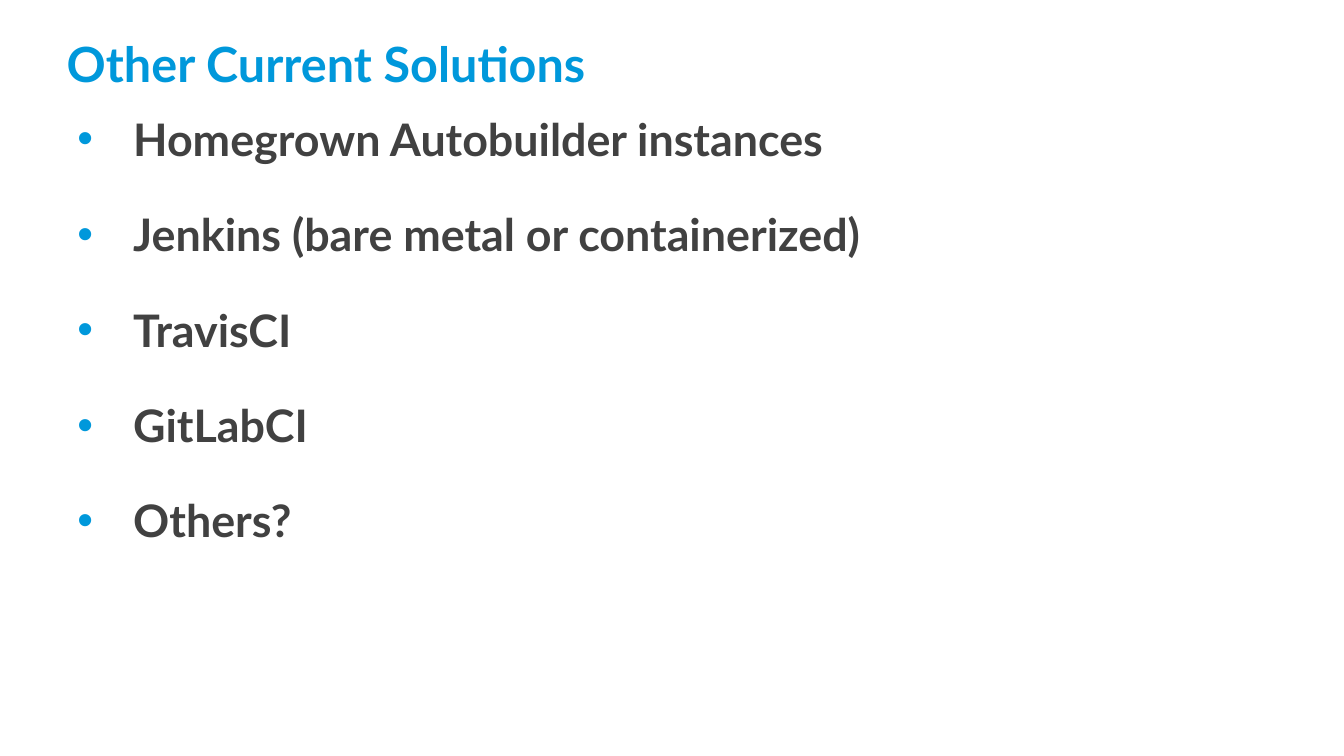
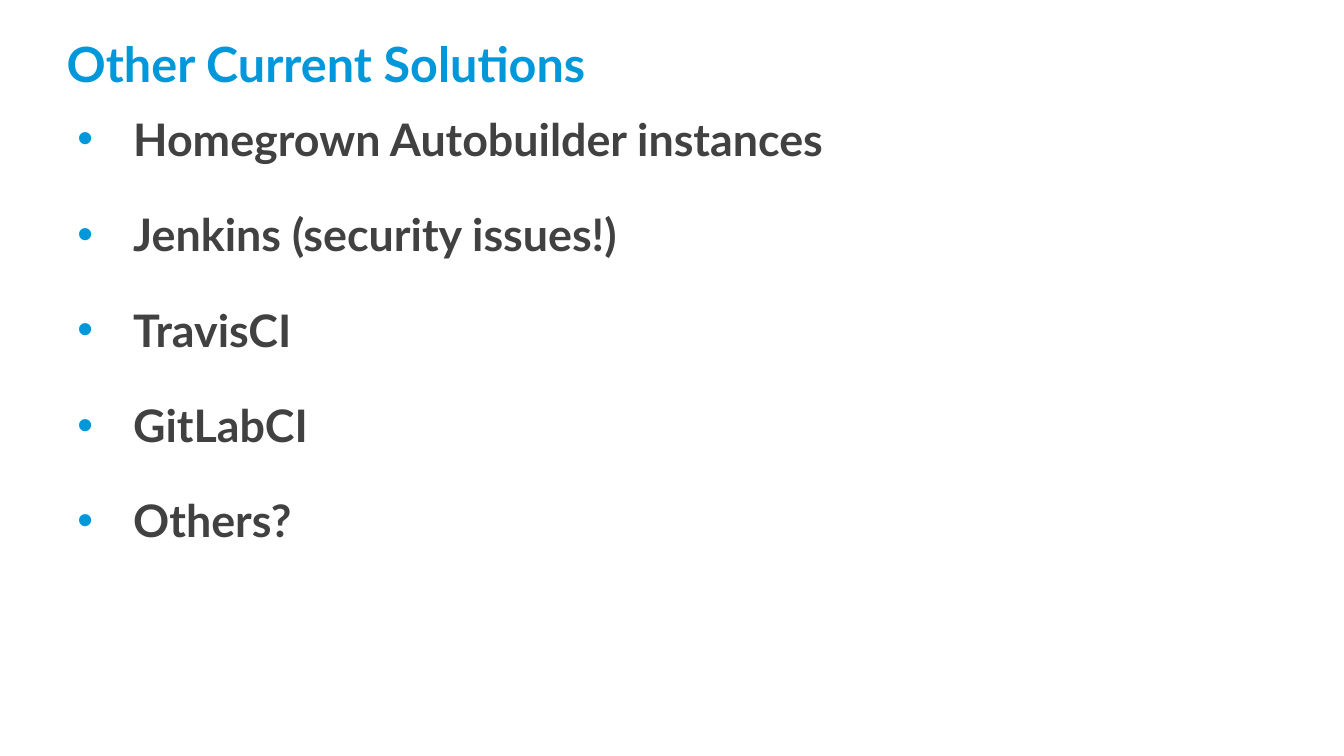
Before and after one commit to threexc/yocto-tekton, a slide deck: slide 7 of yddtalk/YP_DevDay_k8s_tekton.odp. Drawn at 1344x756 pixels with LibreOffice and Linux fonts; fonts in the diff are those of the drawing; background and template pictures are left out. Boxes give left, top, right and bottom in pixels: in the first picture for what was removed or moved away, otherwise in the second. Text is boxed around its words. In the diff, an @@ line names an element or a change of style, - is before the commit and + after.

```diff
--- a/yddtalk/YP_DevDay_k8s_tekton.odp
+++ b/yddtalk/YP_DevDay_k8s_tekton.odp
@@ text at bbox=[133, 216, 616, 259]: text changed @@
-• Jenkins (bare metal or containerized)
+• Jenkins (security issues!)
```
Also in this commit, not shown: 3 slides added, 1 slide removed.
